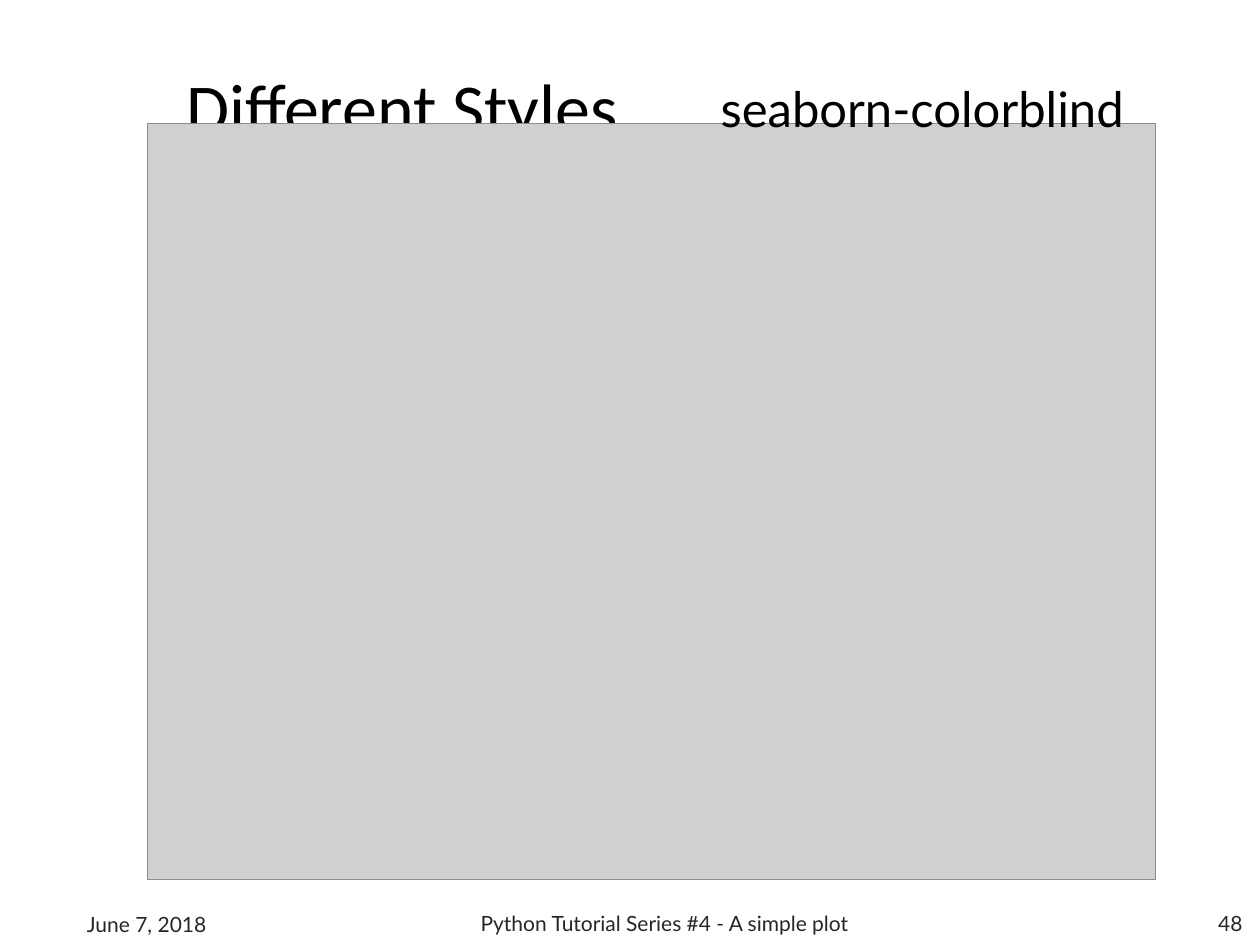
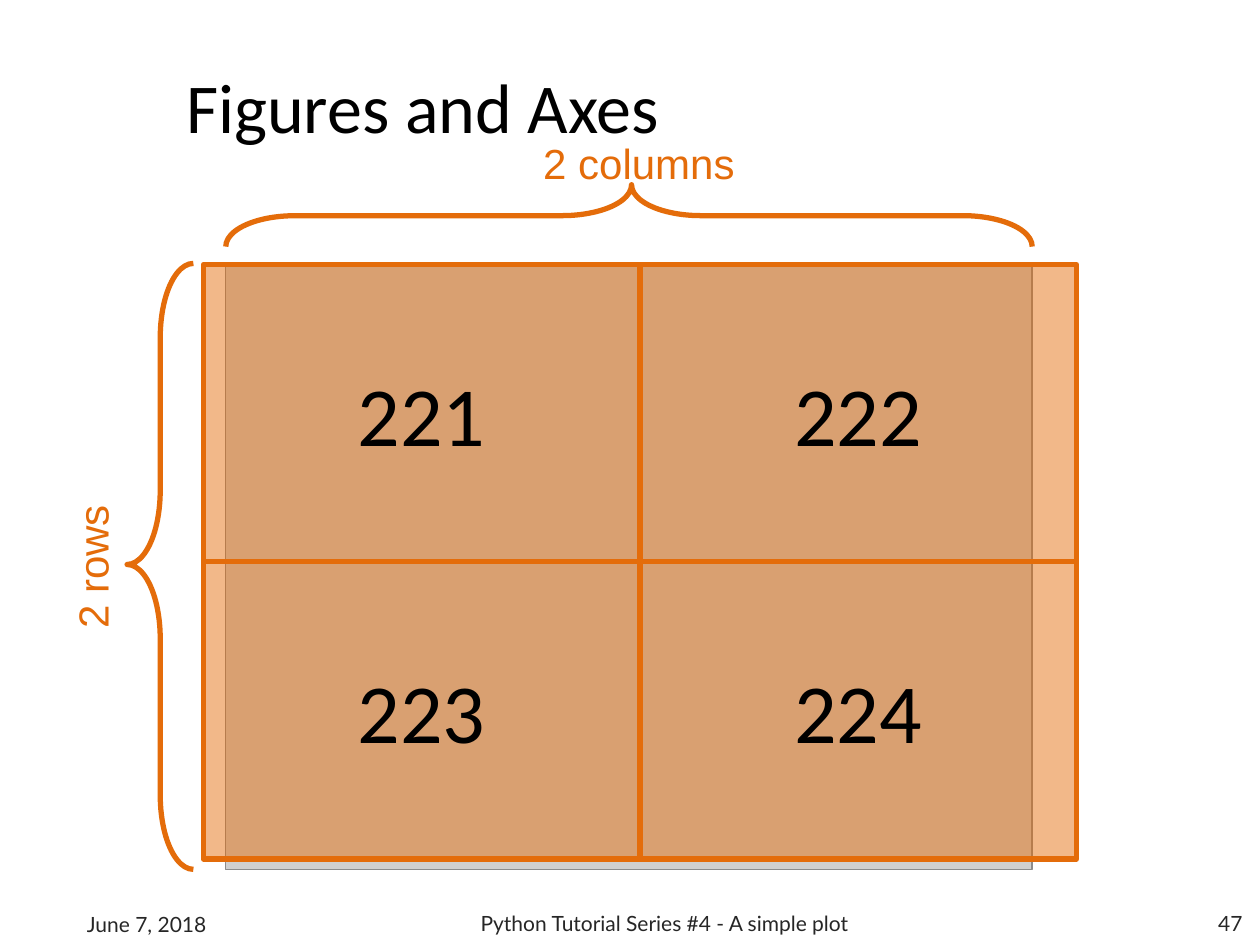
Before and after one commit to b1quint/Python-Tutorial-Series, a slide deck: slide 47 of Presentations/Python Tutorial Series 4 - A simple plot.pptx (slide 48 before the commit). Drawn at 1260x945 pixels with LibreOffice and Linux fonts; fonts in the diff are those of the drawing; grey boxes stand for pictures; background and template pictures are left out. Boxes give left, top, right and bottom in pixels: in the first picture for what was removed or moved away, otherwise in the second. Text is boxed around its words. In the diff, an @@ line names an element or a change of style, - is before the commit and + after.

```diff
--- a/Presentations/Python Tutorial Series 4 - A simple plot.pptx
+++ b/Presentations/Python Tutorial Series 4 - A simple plot.pptx
@@ title at [186,84,659,150]: text changed @@
-Different Styles
+Figures and Axes
@@ text removed at [721,91,1124,137] @@
-seaborn-colorblind
@@ text added at [543,148,734,187], 24 pt, text #E46C0A @@
+2 columns
@@ left brace added at [226,185,1033,246], outline #E46C0A 3 pt @@
@@ left brace added at [127,263,194,869], outline #E46C0A 3 pt @@
@@ rectangle added at [203,265,639,562], fill #E46C0A at 48% opacity, outline #E46C0A 3 pt, 48 pt, text #000000 @@
+221
@@ picture: place and size @@
-picture at [147,123,1155,879]
+picture at [226,265,1032,869]
@@ rectangle added at [640,265,1076,562], fill #E46C0A at 48% opacity, outline #E46C0A 3 pt, 48 pt, text #000000 @@
+222
@@ text added at [71,513,118,626], 24 pt, text #E46C0A @@
+2 rows
@@ rectangle added at [203,562,639,859], fill #E46C0A at 48% opacity, outline #E46C0A 3 pt, 48 pt, text #000000 @@
+223
@@ rectangle added at [640,562,1076,859], fill #E46C0A at 48% opacity, outline #E46C0A 3 pt, 48 pt, text #000000 @@
+224
@@ page number at [1218,916,1242,931]: text changed @@
-48
+47
```
Also in this commit, not shown: 25 other slides changed, 8 slides added, 12 other files.
